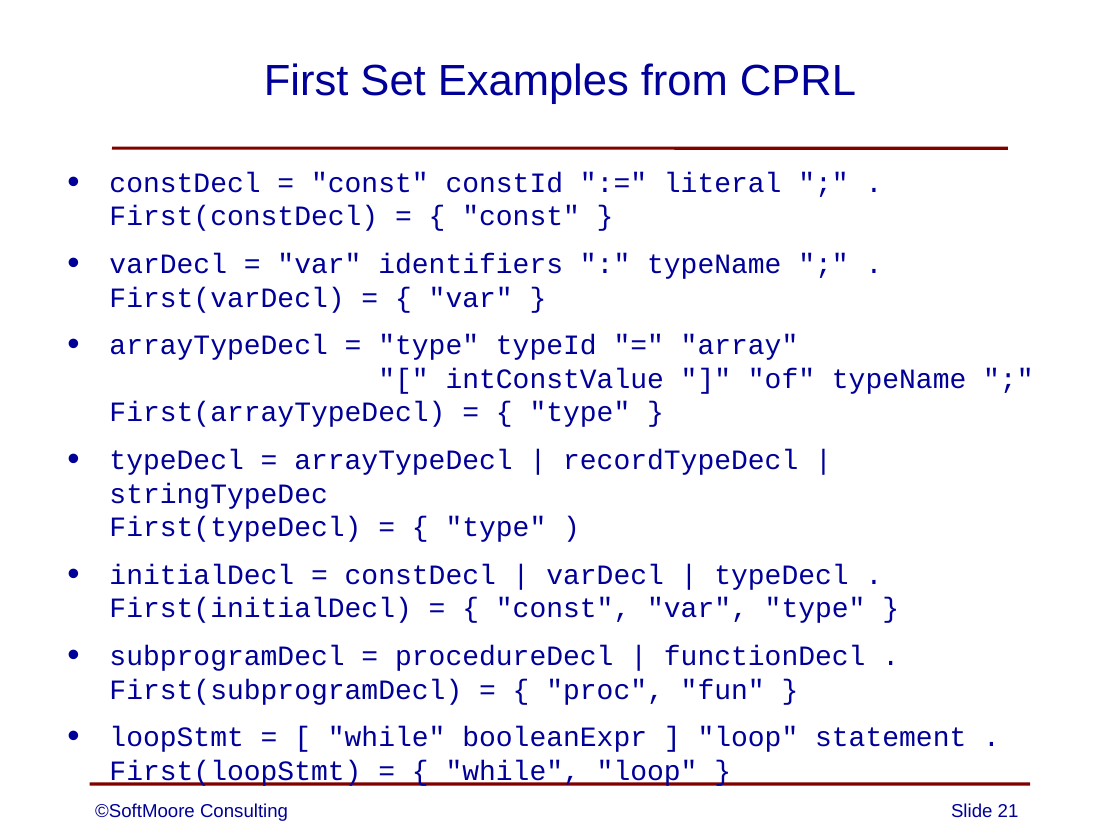
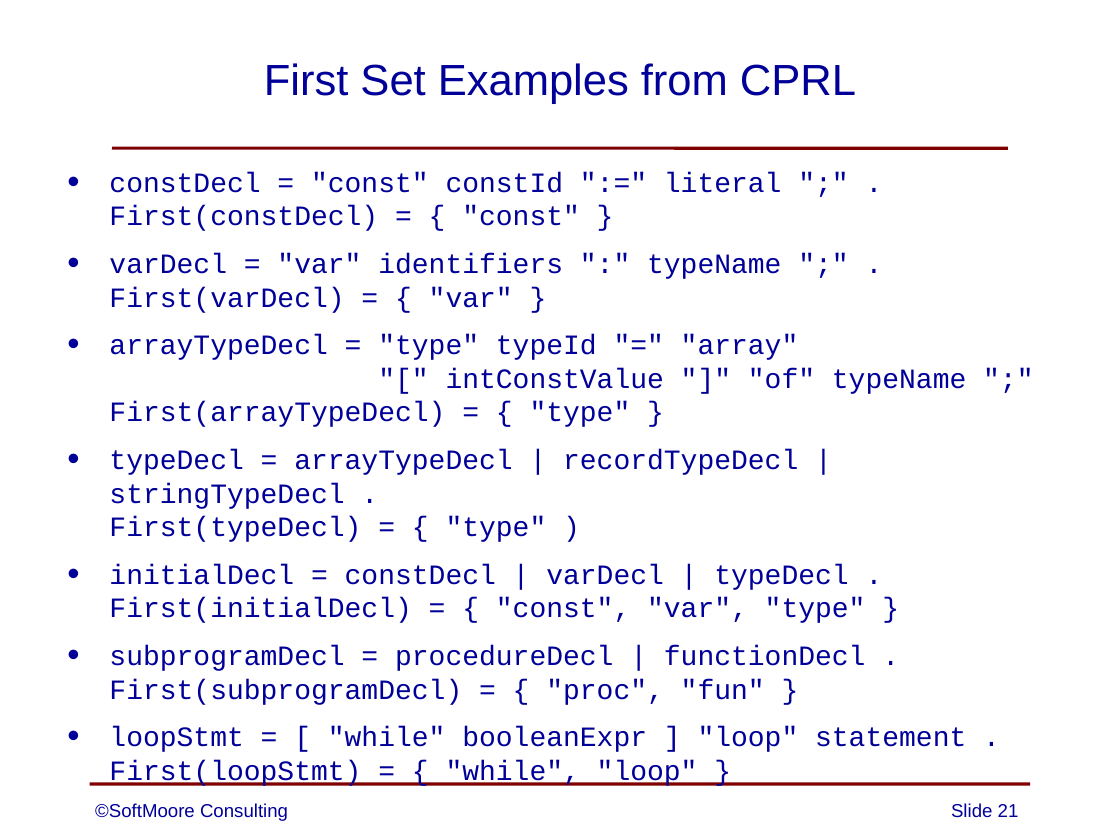
Before and after one commit to SoftMoore/CPRL-Kt-3rd, a slide deck: slide 21 of PowerPoints/06 - Syntax Analysis.pptx. Drawn at 1120x840 pixels with LibreOffice and Linux fonts; fonts in the diff are those of the drawing. Boxes give left, top, right and bottom in pixels: in the first picture for what was removed or moved away, otherwise in the second. Text is boxed around its words. In the diff, an @@ line names an element or a change of style, - is before the commit and + after.

Commit message:
minor updates to one slide

```diff
--- a/PowerPoints/06 - Syntax Analysis.pptx
+++ b/PowerPoints/06 - Syntax Analysis.pptx
@@ text at [109,449,798,542]: text changed @@
-• typeDecl = arrayTypeDecl | recordTypeDecl | stringTypeDec
-  First(typeDecl) = { "type" )
+• typeDecl = arrayTypeDecl | recordTypeDecl | stringTypeDecl .
+  First(typeDecl) = { "type" )
```
